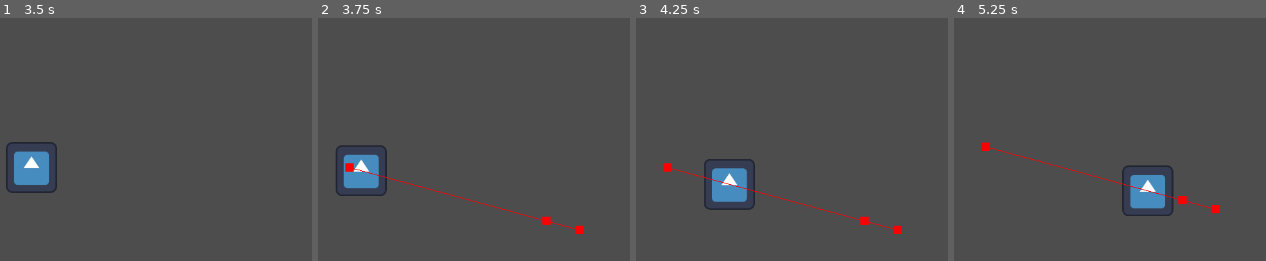
Above: before the commit, frames 1-4 (left to right).
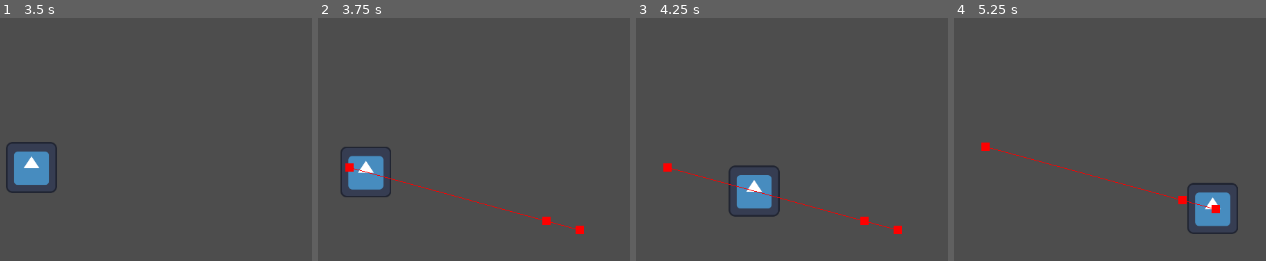
Above: after the commit, the same moments.

Repository: johannfh/RiftStrike
Game: Godot game, scene res://scenes/World.tscn
Two runs of this game, one before a commit and one after it. Both use one fixed random seed, a clock stepped at 60 frames per second and the inputs below. The engine's default icon, where the game draws it, is replaced by a stand-in: a white triangle on a blue panel in a dark square.
Inputs (mouse positions are in pixels of both pictures, inside the frame that each line leads up to):
- Up to frame 1 (3.5 s): tap Enter at 0.5, 2 s; move the mouse to (205, 144) at 0.52 s; tap S (camera_down) at 0.6 s; tap Space at 1.25, 2.75 s; move the mouse to (outside the picture) at 1.27 s; tap A (camera_left) at 1.35 s; move the mouse to (112, 69) at 2.02 s; tap D (camera_right) at 2.1 s; move the mouse to (outside the picture) at 2.77 s; tap W (camera_up) at 2.85 s
- Up to frame 2 (3.75 s): tap Enter at 3.5 s; move the mouse to (589, 234) at 3.52 s; right-click (589, 234) at 3.6 s
- Up to frame 3 (4.25 s): no input
- Up to frame 4 (5.25 s): move the mouse to (outside the picture) at 4.27 s; tap Shift (shift) at 4.35 s; move the mouse to (1025, 168) at 5.02 s; tap S (camera_down) at 5.1 s

Frame 1 is identical in both runs. In frame 2, 1.5% of the frame differs, in the area x 5-24%, y 52-74%; in frame 3, 3.2%; in frame 4, 4.1%, in the area x 53-92%, y 60-89%.

Commit message:
more unit speed

Diff:
--- a/units/basic_unit.gd
+++ b/units/basic_unit.gd
@@ -1,7 +1,7 @@
 class_name BasicUnit
 extends Unit
 
-@export var speed: float = 50
+@export var speed: float = 70
 @onready var navigation_agent: NavigationAgent2D = $NavigationAgent
 
 func _ready() -> void:
@@ -16,7 +16,7 @@
 			if navigation_agent.target_position != command.target:
 				navigation_agent.target_position = command.target
 			if navigation_agent.is_navigation_finished():
-				print("reached target!")
+				print("reached target %v!", position)
 				commands.remove_at(0)
 
 	var current_agent_position: Vector2 = position
